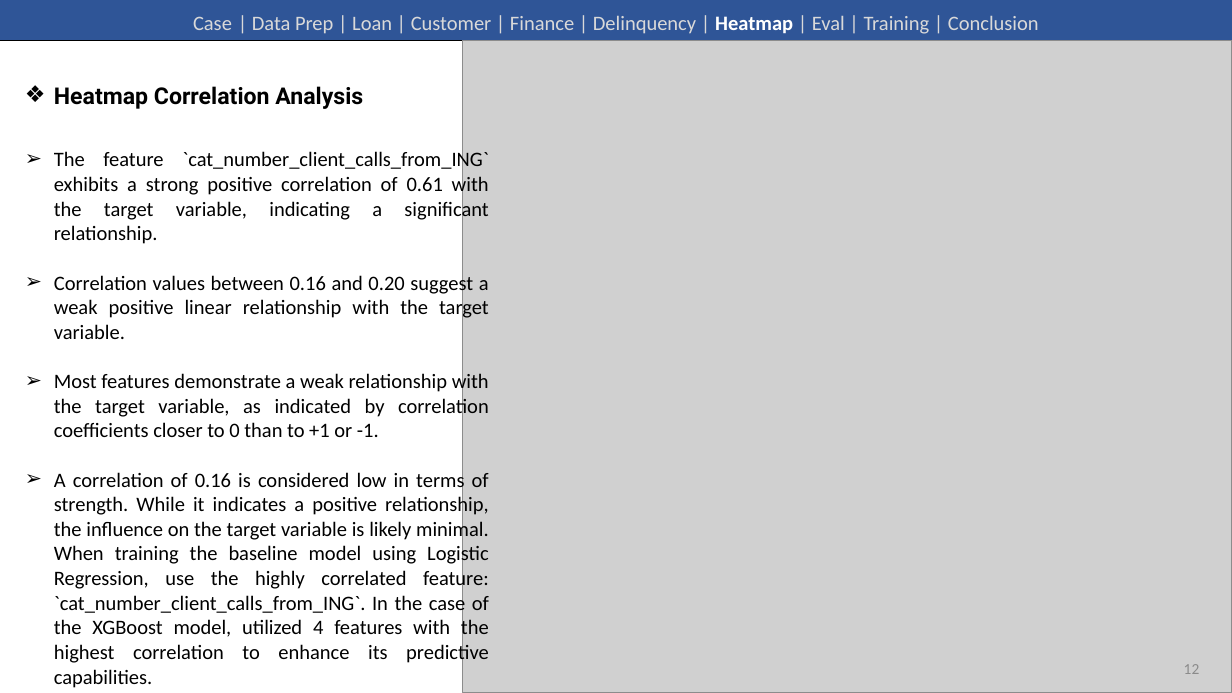
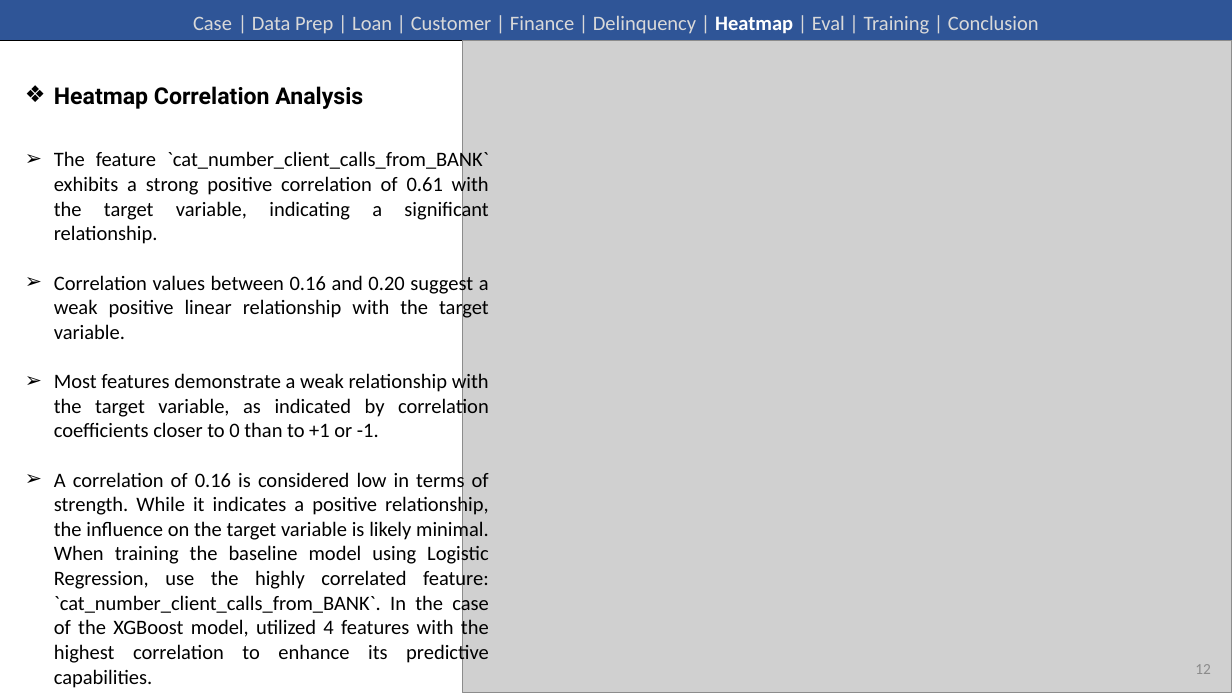
Before and after one commit to frkangul/rpaa-banking, a slide deck: slide 12 of rpaa-banking-project-client.pptx. Drawn at 1232x693 pixels with LibreOffice and Linux fonts; fonts in the diff are those of the drawing; grey boxes stand for pictures. Boxes give left, top, right and bottom in pixels: in the first picture for what was removed or moved away, otherwise in the second. Text is boxed around its words. In the diff, an @@ line names an element or a change of style, - is before the commit and + after.

```diff
--- a/rpaa-banking-project-client.pptx
+++ b/rpaa-banking-project-client.pptx
@@ text at bbox=[54, 149, 489, 244]: text changed @@
-➢ The feature `cat_number_client_calls_from_ING` exhibits a strong positive correlation of 0.61 with the target variable, indicating a significant relationship.
+➢ The feature `cat_number_client_calls_from_BANK` exhibits a strong positive correlation of 0.61 with the target variable, indicating a significant relationship.
@@ text at bbox=[54, 470, 489, 688]: text changed @@
-➢ A correlation of 0.16 is considered low in terms of strength. While it indicates a positive relationship, the influence on the target variable is likely minimal. When training the baseline model using Logistic Regression, use the highly correlated feature: `cat_number_client_calls_from_ING`. In the case of the XGBoost model, utilized 4 features with the highest correlation to enhance its predictive capabilities.
+➢ A correlation of 0.16 is considered low in terms of strength. While it indicates a positive relationship, the influence on the target variable is likely minimal. When training the baseline model using Logistic Regression, use the highly correlated feature: `cat_number_client_calls_from_BANK`. In the case of the XGBoost model, utilized 4 features with the highest correlation to enhance its predictive capabilities.
@@ page number: place and size @@
-page number at bbox=[1184, 664, 1200, 674]
+page number at bbox=[1195, 664, 1211, 674]
```
Also in this commit, not shown: 5 other slides changed.
